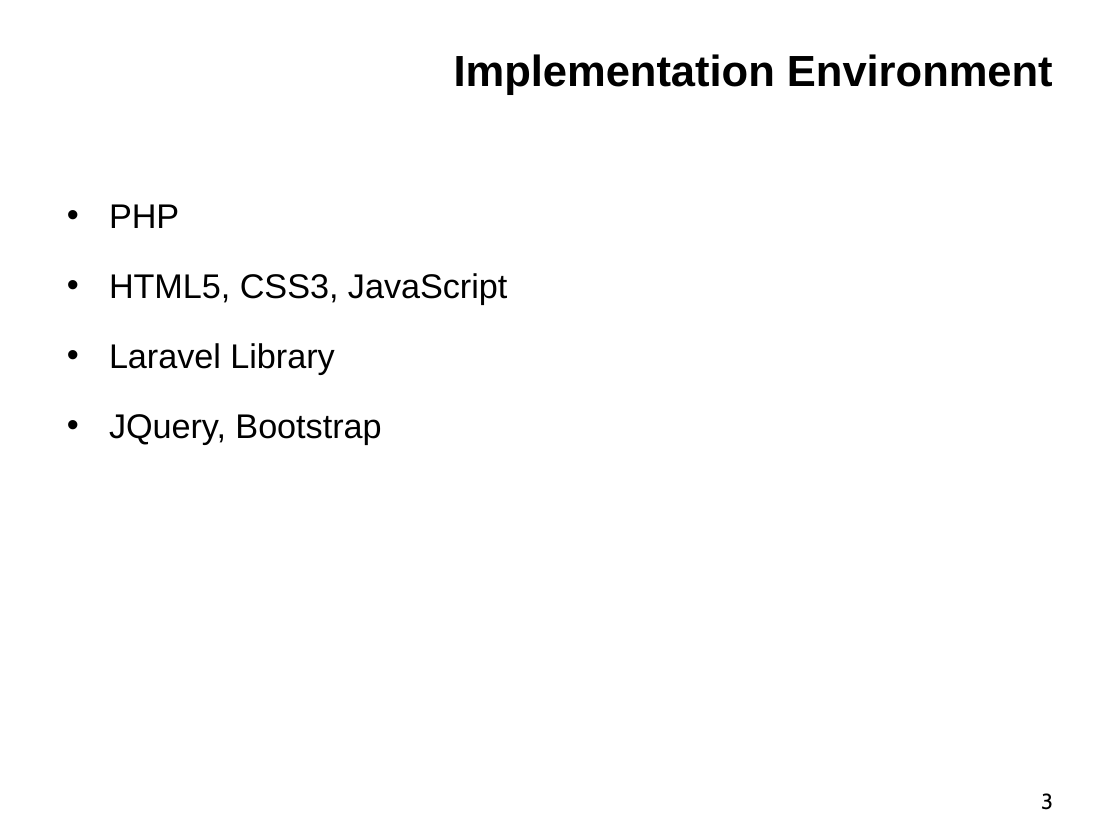
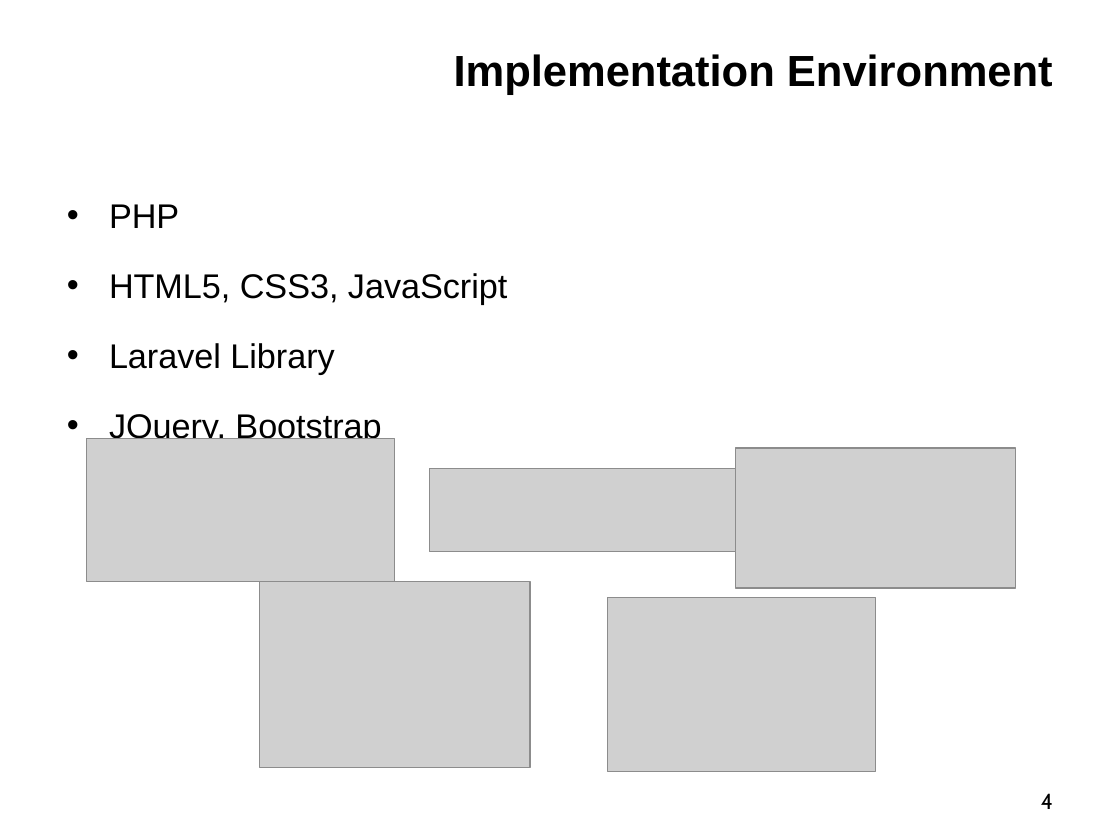
Before and after one commit to mrtienthinh/T1804E-Project-Laravel, a slide deck: slide 4 of Report/Slide.ppt (slide 3 before the commit). Drawn at 1120x840 pixels with LibreOffice and Linux fonts; fonts in the diff are those of the drawing; grey boxes stand for pictures; background and template pictures are left out. Boxes give left, top, right and bottom in pixels: in the first picture for what was removed or moved away, otherwise in the second. Text is boxed around its words. In the diff, an @@ line names an element or a change of style, - is before the commit and + after.

```diff
--- a/Report/Slide.ppt
+++ b/Report/Slide.ppt
@@ picture added at (86,439,394,582) @@
@@ picture added at (736,448,1016,588) @@
@@ picture added at (429,469,735,552) @@
@@ picture added at (260,581,531,767) @@
@@ picture added at (607,598,876,772) @@
@@ page number at (1041,793,1053,809): text changed @@
-3
+4
```
Also in this commit, not shown: 2 other slides changed, 2 slides added, 2 other files.
